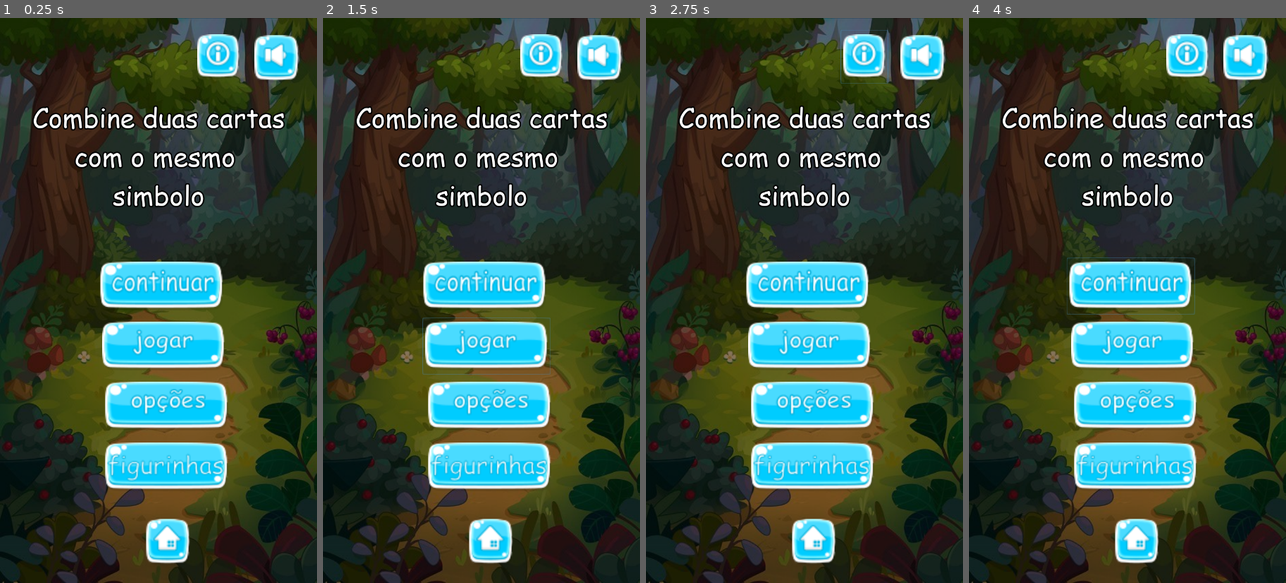
Above: before the commit, frames 1-4 (left to right).
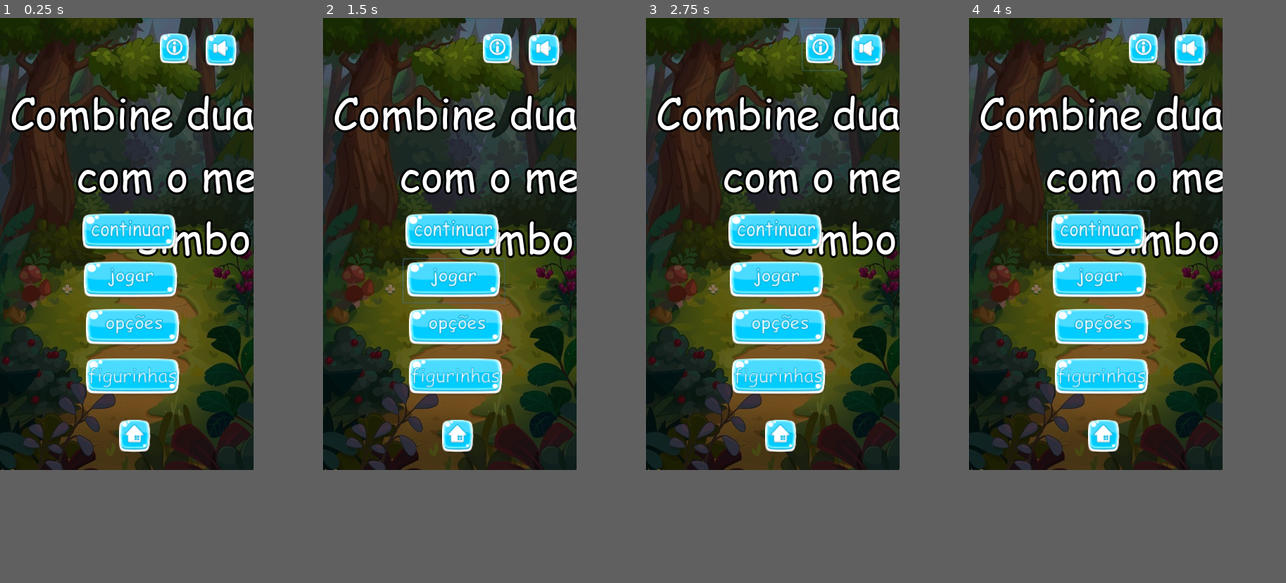
Above: after the commit, the same moments.

Repository: Pablo-oficial/Desafio-da-Memoria
Game: Godot game, scene res://Menu.tscn
Two runs of this game, one before a commit and one after it. Both use one fixed random seed, a clock stepped at 60 frames per second and the inputs below.
Inputs (mouse positions are in pixels of both pictures, inside the frame that each line leads up to):
- Up to frame 1 (0.25 s): no input
- Up to frame 2 (1.5 s): click (487, 345) at 0.5 s; click (487, 345) at 1.25 s
- Up to frame 3 (2.75 s): click (864, 57) at 2 s
- Up to frame 4 (4 s): click (1244, 57) at 2.75 s; click (1130, 283) at 3.5 s
In our replay, the window is 450x800 before the commit and 360x640 after it. These sizes can differ from the game's own. Grey fills any space a smaller window leaves; there, only what the larger window draws over its background counts as a difference.

The runs differ from the first frame. In frame 1, 78% of the frame differs, in the area x 0-100%, y 0-100%; in frame 2, 78%; in frame 3, 78%; in frame 4, 79%.
Error after the commit: Attempt to call function 'get_node' in base 'null instance' on a null instance. (res://GerenciadorGame.gd:23)

Commit message:
inicio do script do Game

Diff:
--- /dev/null
+++ b/Carta.gd
@@ -0,0 +1,17 @@
+extends TextureButton
+
+class_name Carta
+
+var numero
+var valor
+var frente
+var verso
+
+func _ready():
+	pass
+
+func _init(var n):
+	numero = n
+	frente = load("res://assets/cartas/carta-"+str(numero)+".png")
+	verso = GerenciadorGame.cartaVerso
+	set_normal_texture(frente)
--- /dev/null
+++ b/Game.gd
@@ -0,0 +1,6 @@
+extends Control
+
+func _ready():
+	pass
+#	var c = Carta.new(5)
+#	$matriz.add_child(c)
--- a/Game.tscn
+++ b/Game.tscn
@@ -1,13 +1,15 @@
-[gd_scene load_steps=5 format=2]
+[gd_scene load_steps=6 format=2]
 
 [ext_resource path="res://assets/gui/background/background1.jpg" type="Texture" id=1]
 [ext_resource path="res://assets/gui/botao/botaoSom.png" type="Texture" id=2]
 [ext_resource path="res://assets/gui/botao/botaoInfo.png" type="Texture" id=3]
 [ext_resource path="res://assets/gui/botao/botaoPause.png" type="Texture" id=4]
+[ext_resource path="res://Game.gd" type="Script" id=5]
 
 [node name="Game" type="Control"]
 anchor_right = 1.0
 anchor_bottom = 1.0
+script = ExtResource( 5 )
 
 [node name="background" type="TextureRect" parent="."]
 anchor_right = 1.0
@@ -15,35 +17,46 @@
 texture = ExtResource( 1 )
 expand = true
 
-[node name="GridContainer" type="GridContainer" parent="."]
+[node name="matriz" type="GridContainer" parent="."]
 anchor_top = 0.141
 anchor_right = 1.0
 anchor_bottom = 1.0
 margin_top = 0.519989
 
 [node name="info" type="Button" parent="."]
-margin_left = 442.0
-margin_top = 27.0
-margin_right = 550.0
-margin_bottom = 149.0
+anchor_left = 0.614
+anchor_top = 0.021
+anchor_right = 0.764
+anchor_bottom = 0.116
+margin_left = -0.0800171
+margin_top = 0.119999
+margin_right = -0.0800171
+margin_bottom = 0.519989
 icon = ExtResource( 3 )
 flat = true
 expand_icon = true
 
 [node name="som" type="Button" parent="."]
-margin_left = 572.0
-margin_top = 32.0
-margin_right = 685.0
-margin_bottom = 154.0
+anchor_left = 0.794
+anchor_top = 0.025
+anchor_right = 0.951
+anchor_bottom = 0.12
+margin_left = 0.320007
+margin_right = 0.279968
+margin_bottom = 0.399994
 icon = ExtResource( 2 )
 flat = true
 expand_icon = true
 
-[node name="som2" type="Button" parent="."]
-margin_left = 46.0
-margin_top = 28.0
-margin_right = 159.0
-margin_bottom = 150.0
+[node name="pause" type="Button" parent="."]
+anchor_left = 0.064
+anchor_top = 0.022
+anchor_right = 0.221
+anchor_bottom = 0.117
+margin_left = -0.0800018
+margin_top = -0.160002
+margin_right = -0.12001
+margin_bottom = 0.23999
 icon = ExtResource( 4 )
 flat = true
 expand_icon = true
--- /dev/null
+++ b/GerenciadorGame.gd
@@ -0,0 +1,24 @@
+extends Node
+
+onready var Game = get_node('/root/Game/')
+
+var deck = Array()
+
+var cartaVerso = preload("res://assets/cartas/cartaVerso.jpg")
+
+func _ready():
+	colocarCartas()
+	selecionarCarta()
+
+func colocarCartas():
+	var n = 0
+	var linha = 1
+	while n < 6:
+		deck.append(Carta.new(n))
+		n += 1
+
+func selecionarCarta():
+	var c = 0
+	while c < 6:
+		Game.get_node('matriz').add_child(deck[c])
+		c += 1
--- a/Menu.tscn
+++ b/Menu.tscn
@@ -28,14 +28,14 @@
 expand = true
 
 [node name="Principal" type="VBoxContainer" parent="."]
-anchor_left = 0.504
-anchor_top = 0.93
-anchor_right = 0.504
-anchor_bottom = 0.93
-margin_left = -334.88
-margin_top = -1008.4
-margin_right = 331.12
-margin_bottom = -80.4001
+anchor_left = 0.039
+anchor_top = 0.142
+anchor_right = 0.964
+anchor_bottom = 0.867
+margin_left = -0.0799999
+margin_top = 0.23999
+margin_right = -0.0800171
+margin_bottom = 0.239868
 
 [node name="info" type="Label" parent="Principal"]
 margin_right = 666.0
@@ -54,48 +54,63 @@
 alignment = 1
 
 [node name="opcoesSuperiores" type="HBoxContainer" parent="."]
-anchor_left = 0.5
-anchor_top = 0.068
-anchor_right = 0.5
-anchor_bottom = 0.068
-margin_left = 56.0
-margin_top = -42.04
-margin_right = 341.0
-margin_bottom = 79.96
+anchor_left = 0.61
+anchor_top = 0.035
+anchor_right = 0.946
+anchor_bottom = 0.107
+margin_left = -0.200012
+margin_top = 0.200001
+margin_right = -0.120056
+margin_bottom = 0.0399933
 
 [node name="info" type="Button" parent="."]
-margin_left = 442.0
-margin_top = 27.0
-margin_right = 550.0
-margin_bottom = 149.0
+anchor_left = 0.614
+anchor_top = 0.021
+anchor_right = 0.764
+anchor_bottom = 0.116
+margin_left = -0.0800171
+margin_top = 0.119999
+margin_right = -0.0800171
+margin_bottom = 0.519989
 icon = ExtResource( 8 )
 flat = true
 expand_icon = true
 
 [node name="som" type="Button" parent="."]
-margin_left = 572.0
-margin_top = 32.0
-margin_right = 685.0
-margin_bottom = 154.0
+anchor_left = 0.794
+anchor_top = 0.025
+anchor_right = 0.951
+anchor_bottom = 0.12
+margin_left = 0.320007
+margin_right = 0.279968
+margin_bottom = 0.399994
 icon = ExtResource( 7 )
 flat = true
 expand_icon = true
 
 [node name="continuar" type="Button" parent="."]
-margin_left = 222.0
-margin_top = 543.0
-margin_right = 513.0
-margin_bottom = 672.0
+anchor_left = 0.308
+anchor_top = 0.424
+anchor_right = 0.712
+anchor_bottom = 0.525
+margin_left = 0.239975
+margin_top = 0.279968
+margin_right = 0.359985
+margin_bottom = -6.10352e-05
 icon = ExtResource( 3 )
 flat = true
 icon_align = 1
 expand_icon = true
 
 [node name="jogar" type="Button" parent="."]
-margin_left = 226.0
-margin_top = 679.0
-margin_right = 517.0
-margin_bottom = 808.0
+anchor_left = 0.314
+anchor_top = 0.53
+anchor_right = 0.718
+anchor_bottom = 0.631
+margin_left = -0.0800018
+margin_top = 0.599976
+margin_right = 0.039978
+margin_bottom = 0.319946
 rect_pivot_offset = Vector2( -278, 129 )
 icon = ExtResource( 6 )
 flat = true
@@ -103,30 +118,42 @@
 expand_icon = true
 
 [node name="opcoes" type="Button" parent="."]
-margin_left = 233.0
-margin_top = 815.0
-margin_right = 524.0
-margin_bottom = 944.0
+anchor_left = 0.324
+anchor_top = 0.637
+anchor_right = 0.728
+anchor_bottom = 0.737
+margin_left = -0.279999
+margin_top = -0.360046
+margin_right = -0.160034
+margin_bottom = 0.639954
 icon = ExtResource( 5 )
 flat = true
 icon_align = 1
 expand_icon = true
 
 [node name="figurinhas" type="Button" parent="."]
-margin_left = 233.0
-margin_top = 953.0
-margin_right = 524.0
-margin_bottom = 1082.0
+anchor_left = 0.324
+anchor_top = 0.745
+anchor_right = 0.728
+anchor_bottom = 0.845
+margin_left = -0.279999
+margin_top = -0.600098
+margin_right = -0.160034
+margin_bottom = 0.399902
 icon = ExtResource( 4 )
 flat = true
 icon_align = 1
 expand_icon = true
 
 [node name="home" type="Button" parent="."]
-margin_left = 326.0
-margin_top = 1132.0
-margin_right = 440.0
-margin_bottom = 1243.0
+anchor_left = 0.453
+anchor_top = 0.884
+anchor_right = 0.611
+anchor_bottom = 0.971
+margin_left = -0.160004
+margin_top = 0.47998
+margin_right = 0.0799866
+margin_bottom = 0.119873
 icon = ExtResource( 9 )
 flat = true
 expand_icon = true
--- a/project.godot
+++ b/project.godot
@@ -8,16 +8,32 @@
 
 config_version=4
 
+_global_script_classes=[ {
+"base": "TextureButton",
+"class": "Carta",
+"language": "GDScript",
+"path": "res://Carta.gd"
+} ]
+_global_script_class_icons={
+"Carta": ""
+}
+
 [application]
 
 config/name="Desafio da Memoria"
 run/main_scene="res://Menu.tscn"
 config/icon="res://icon.png"
 
+[autoload]
+
+GerenciadorGame="*res://GerenciadorGame.gd"
+
 [display]
 
 window/size/width=720
 window/size/height=1280
+window/size/test_width=360
+window/size/test_height=640
 window/handheld/orientation="portrait"
 
 [gui]
